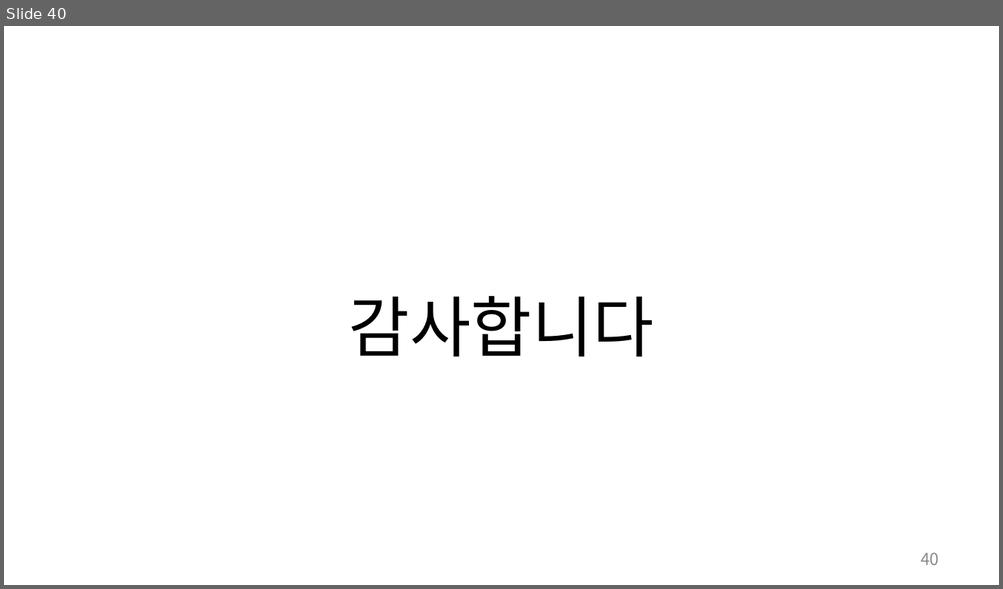
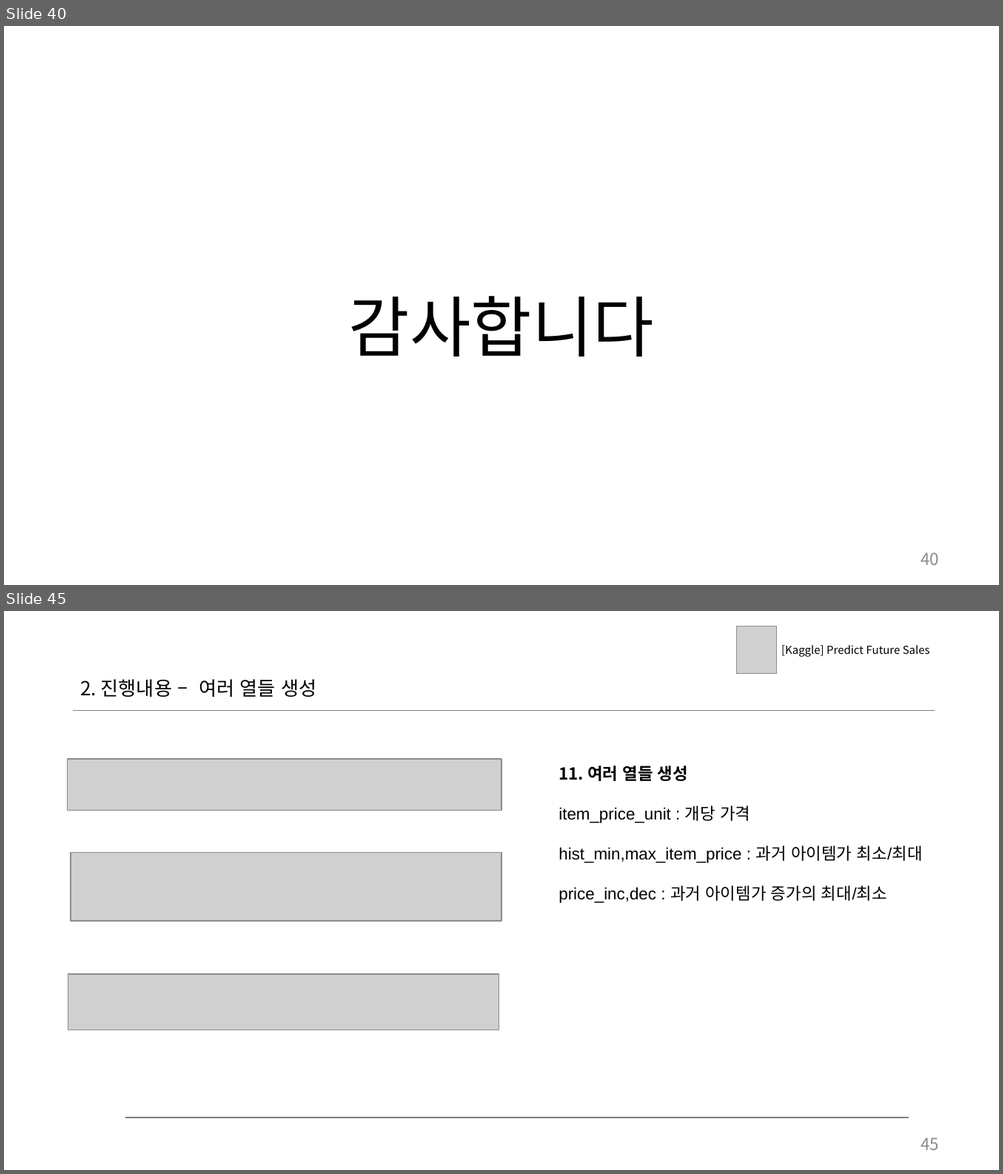
Before and after one commit to LazyerIJ/Kaggle_Study, a slide deck: Competitions/Predict_Future_Sales/doc/jm_03_EDA_ts.pptx. Shown one above the other, each under a label of ours: slide 40 before the commit, slides 40 and 45 after it; the slides between them are not shown. The pictures are 1003x589 and 1003x1174 pixels, drawn with LibreOffice and Linux fonts; fonts in the diff are those of the drawing; grey boxes stand for pictures. Boxes give left, top, right and bottom in pixels: in the first picture for what was removed or moved away, otherwise in the second. Text is boxed around its words. In the diff, an @@ line names an element or a change of style, - is before the commit and + after.

```diff
--- a/Competitions/Predict_Future_Sales/doc/jm_03_EDA_ts.pptx
+++ b/Competitions/Predict_Future_Sales/doc/jm_03_EDA_ts.pptx
@@ slide 45 added at [4,611,999,1170], background #FFFFFF @@
@@ picture added at [736,626,776,674] @@
@@ text added at [781,645,930,657], 8 pt, text #000000 @@
+[Kaggle] Predict Future Sales
@@ text added at [80,679,316,697], 14 pt, text #000000 @@
+2. 진행내용 – 여러 열들 생성
@@ line added from (73, 710) to (934, 710), #808080 1 pt @@
@@ picture added at [68,759,501,811] @@
@@ text added at [558,766,922,903], 12 pt, text #000000 @@
+11. 여러 열들 생성
+item_price_unit : 개당 가격
+hist_min,max_item_price : 과거 아이템가 최소/최대
+price_inc,dec : 과거 아이템가 증가의 최대/최소
@@ picture added at [71,853,501,921] @@
@@ picture added at [68,974,498,1030] @@
@@ line added from (125, 1118) to (908, 1118), #808080 1 pt @@
@@ page number added at [920,1138,939,1150], 12 pt, text #8C8C8C @@
+45
```
Also in this commit, not shown: 11 other slides added, 4 other files.
